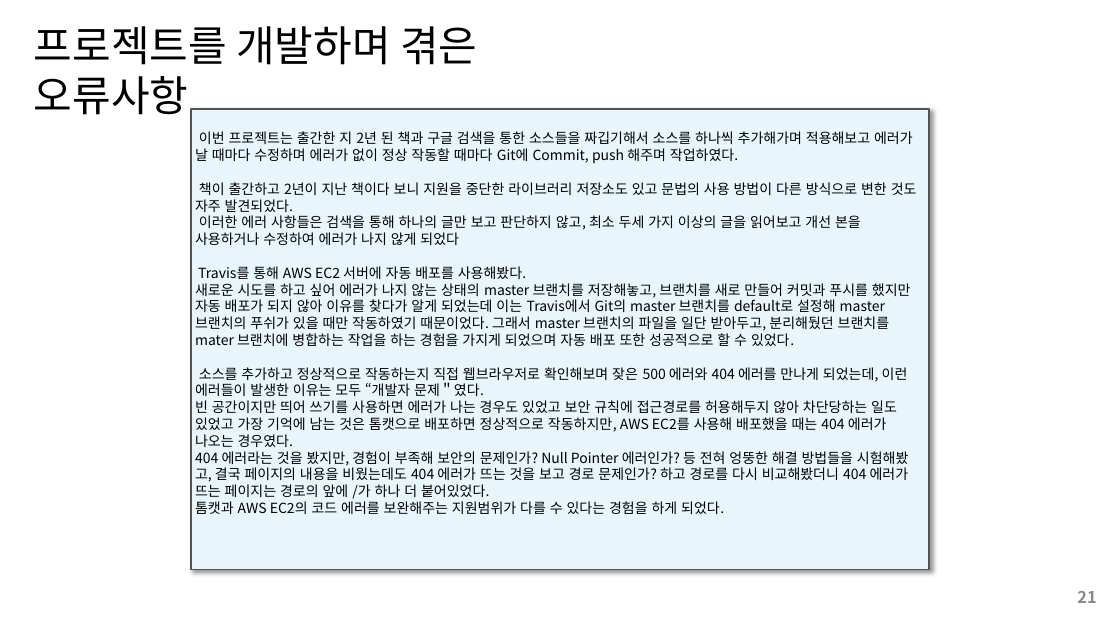
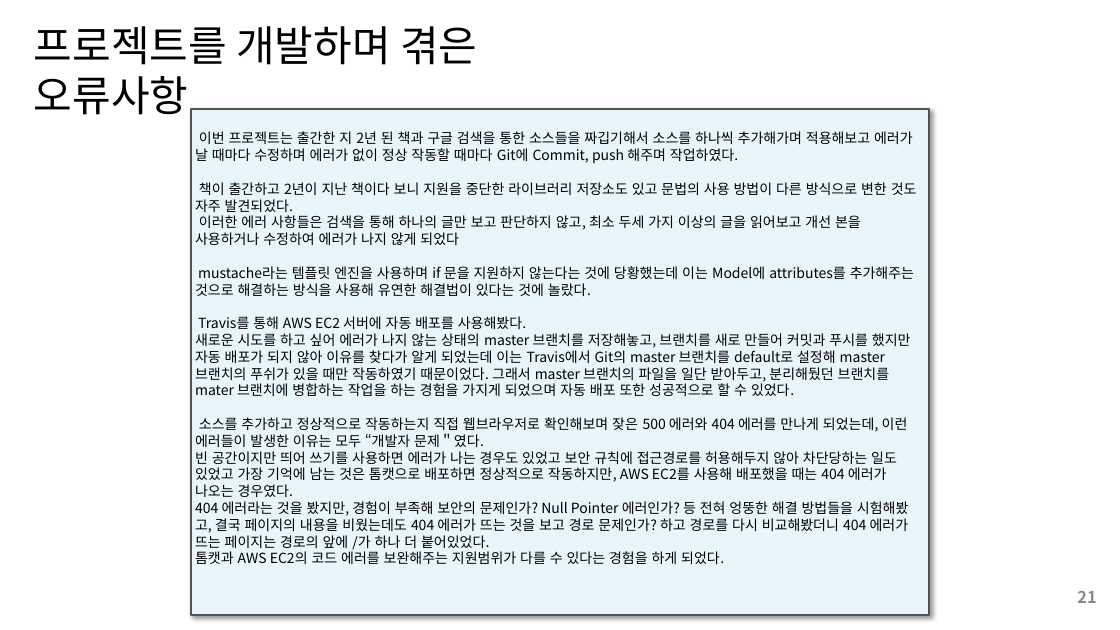
Before and after one commit to YH191/YHBootAwsJenkins, a slide deck: slide 21 of yhpj_springboot_plus_aws_기획서_v1.04.pptx. Drawn at 1120x630 pixels with LibreOffice and Linux fonts; fonts in the diff are those of the drawing; background and template pictures are left out. Boxes give left, top, right and bottom in pixels: in the first picture for what was removed or moved away, otherwise in the second. Text is boxed around its words. In the diff, an @@ line names an element or a change of style, - is before the commit and + after.

Commit message:
ppt

```diff
--- a/yhpj_springboot_plus_aws_기획서_v1.04.pptx
+++ b/yhpj_springboot_plus_aws_기획서_v1.04.pptx
@@ rectangle "이번 프로젝트는 출간한 지 2년 ...": place and size @@
-rectangle "이번 프로젝트는 출간한 지 2년 ..." at bbox=[191, 109, 929, 570]
+rectangle "이번 프로젝트는 출간한 지 2년 ..." at bbox=[191, 109, 929, 615]
@@ text in rectangle at bbox=[195, 266, 914, 296]: paragraph added @@
+mustache라는 템플릿 엔진을 사용하며 if 문을 지원하지 않는다는 것에 당황했는데 이는 Model에 attributes를 추가해주는 것으로 해결하는 방식을 사용해 유연한 해결법이 있다는 것에 놀랐다.
```
